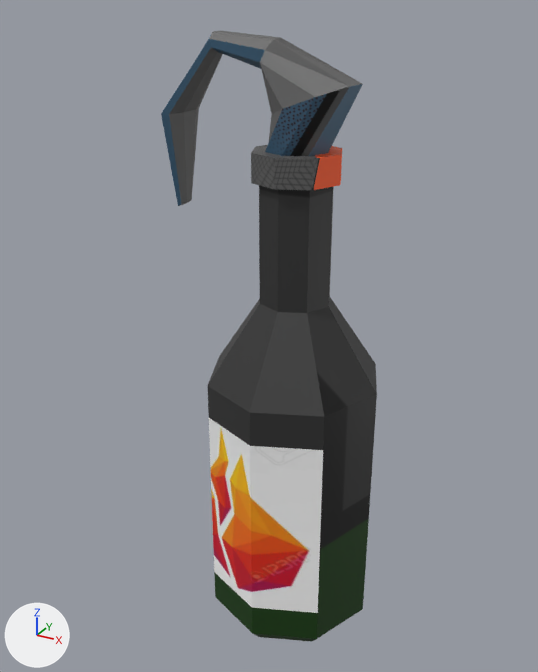
The FBX model Assets/Game/Models/bottle.fbx: old version first, new version second.
Rendered twice from a 50 mm lens placed at (3.41, -6.78, 4.1), pointed at (-0.35, 0.04, 0.69). Arrows for +X, +Y and +Z are at lower left; the lights stay in place.
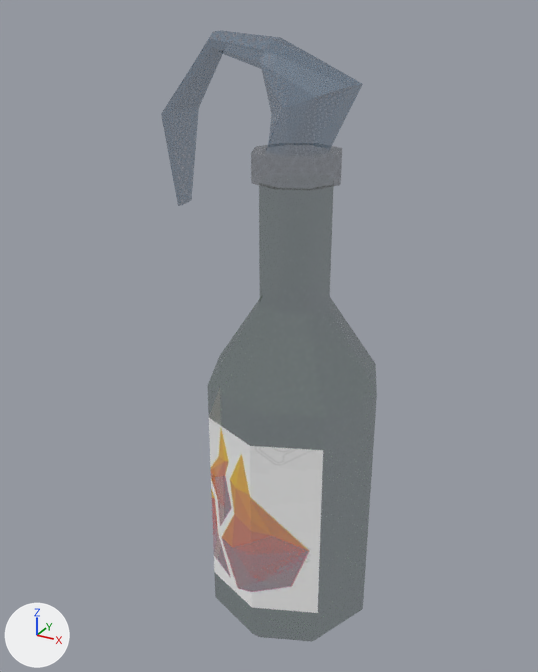
Where the change shows, as pixel boxes [x1, y1, x2, y2] in the pictures (538 x 672 px):
'Cylinder', surface changed (orange to brown): [161, 30, 377, 642] in both
part 1 of me_cylinder, surface changed (black): before [169, 30, 377, 642]

What changed in the scene script:
```text
Add img_bottletext_png_001:
    img_bottletext_png_001 = load_image('bottleText.png.001', '../Textures/bottleText.png', 512, 512, 'Non-Color')
Change mat_material_001:
    add n3 = _N.new('ShaderNodeTexImage'); n3.name = 'Image Texture.001'
    add n3.image = img_bottletext_png_001
    where n0 = _N.new('ShaderNodeBsdfPrincipled'); n0.name = 'Principled BSDF'
    add _L.new(n3.outputs[0], n0.inputs[4])  # 'Color' to 'Alpha'
Change me_cylinder:
    where me_cylinder.from_pydata(...)  # 120 vertices, 114 faces; spans x -1.5..1.0, y -1.0..1.0, z -2.9..3.9
    used by ob_cylinder; location = (0.0, 0.0, 0.0)
    me_cylinder part 1: texture (UV) coordinates of 105 of 114 faces, centred in x -1.47..0.85, y -0.85..0.85, z -2.9..3.86, changed; they spanned u 0.0..0.99, v 0.04..1.0 and now span u 0.01..0.89, v 0.08..0.99
```
